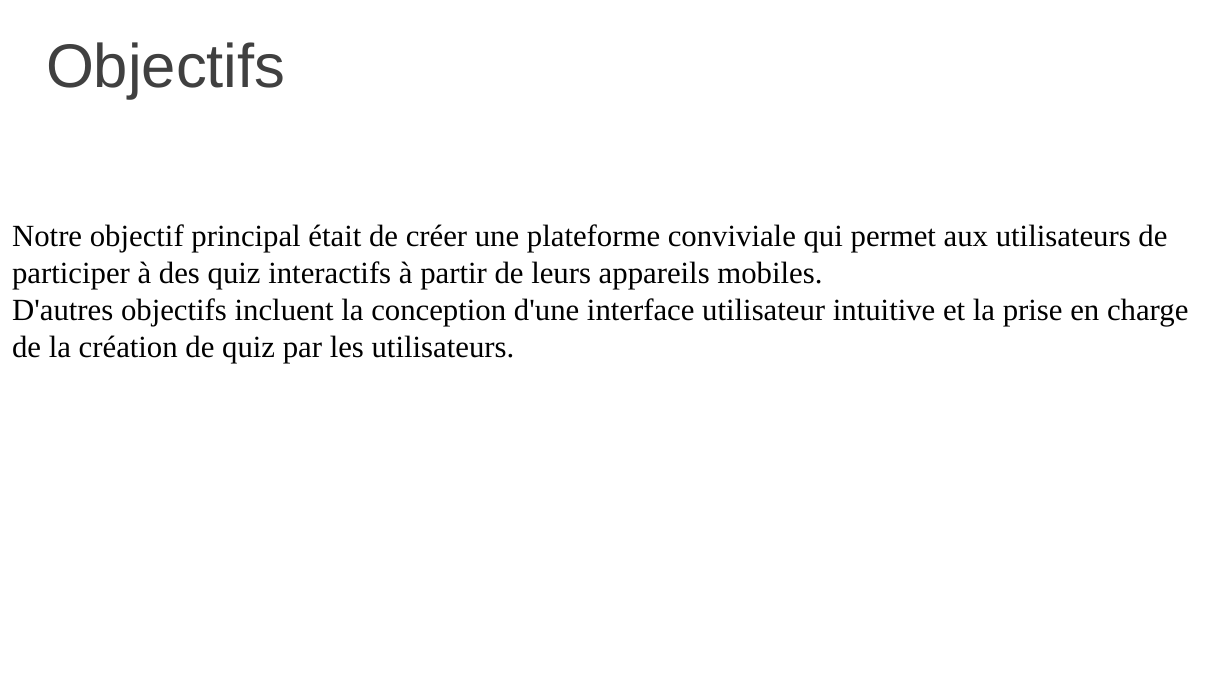
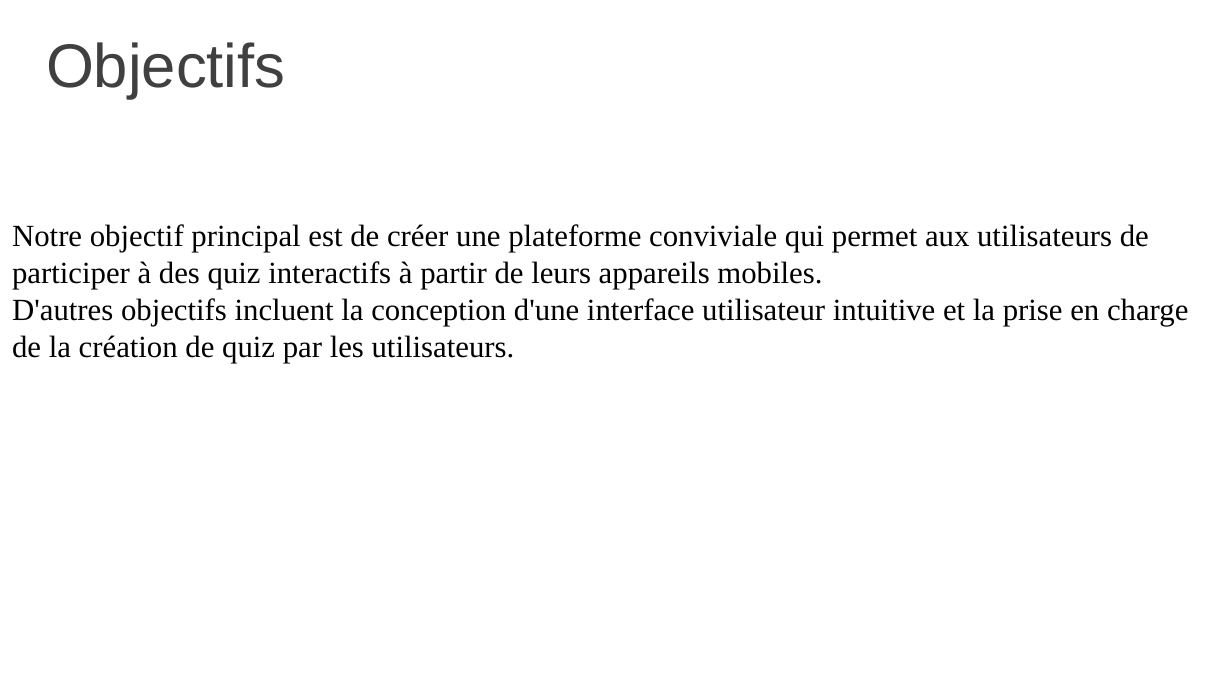
Before and after one commit to jbu72/Projet_soutenance, a slide deck: slide 8 of plan/Proposition de plan.pptx. Drawn at 1232x693 pixels with LibreOffice and Linux fonts; fonts in the diff are those of the drawing; background and template pictures are left out. Boxes give left, top, right and bottom in pixels: in the first picture for what was removed or moved away, otherwise in the second. Text is boxed around its words. In the diff, an @@ line names an element or a change of style, - is before the commit and + after.

```diff
--- a/plan/Proposition de plan.pptx
+++ b/plan/Proposition de plan.pptx
@@ text at (12,224,1149,252): text changed @@
-Notre objectif principal était de créer une plateforme conviviale qui permet aux utilisateurs de
+Notre objectif principal est de créer une plateforme conviviale qui permet aux utilisateurs de
```
Also in this commit, not shown: 1 other slide changed, 40 other files.
